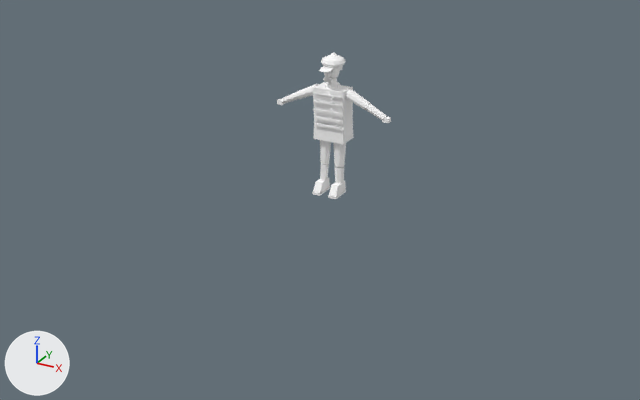
An edit to the Blender file ArtSource/Pedestrians/Blender/CemeteryWatchman3D.blend, drawn before and after from the same camera.
The view is the same before and after, from a camera (50 mm lens) standing at (4.8, -9.05, 4.36) and looking at (-0.09, -0.16, -0.08). The lights are fixed; the arrows at lower left show +X, +Y and +Z. The picture after the commit comes second.

The first picture shows 'CLO_BootShaft.L', 'CLO_BootShaft.R', 'CLO_CoatChest', 'CLO_CoatHem', 'CLO_Sleeve.L', 'CLO_Sleeve.R', 'CLO_SleeveLower.L', 'CLO_SleeveLower.R', 'CLO_TrouserUpper.L', 'CLO_TrouserUpper.R', 'GEO_Boot.L', 'GEO_Boot.R', 'GEO_Head' and 12 more.
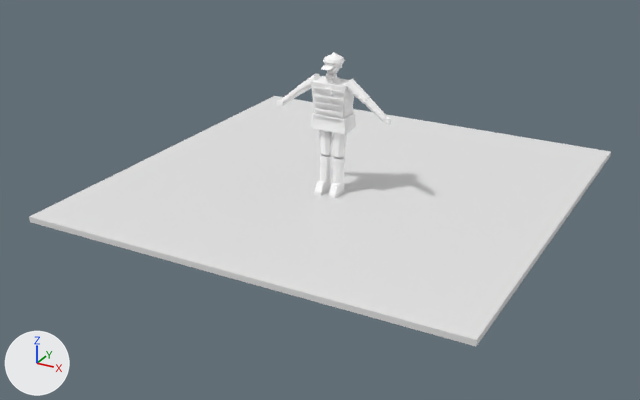
Where the change shows, as pixel boxes [x1, y1, x2, y2] in the pictures (640 x 400 px):
'PreviewGround', added: after [29, 96, 611, 346]
'CLO_CoatChest', moved: before [313, 82, 353, 114]; after [311, 76, 354, 107]
'CLO_CoatHem', moved: before [313, 122, 354, 144]; after [311, 113, 356, 134]
'CLO_Sleeve.L', moved: before [345, 89, 370, 110]; after [345, 79, 370, 104]
'CLO_TrouserUpper.L', moved: before [333, 143, 346, 167]; after [333, 132, 348, 158]
'CLO_TrouserUpper.R', moved: before [320, 140, 331, 165]; after [319, 130, 332, 155]
'CLO_BootShaft.L', moved: before [335, 167, 344, 186]; after [332, 157, 345, 186]
'CLO_Sleeve.R', moved: before [296, 84, 319, 99]; after [297, 73, 321, 94]
'CLO_BootShaft.R', moved: before [320, 164, 329, 183]; after [320, 154, 331, 185]
'CLO_SleeveLower.L', moved: before [365, 103, 385, 120]; after [364, 97, 386, 120]
'GEO_Boot.R', moved: before [313, 178, 330, 193]; after [314, 178, 331, 193]
'GEO_Boot.L', moved: before [329, 181, 346, 197]; after [328, 183, 344, 196]
'CLO_SleeveLower.R', moved: before [282, 92, 298, 103]; after [281, 87, 300, 104]
'GEO_Head', moved: before [324, 68, 340, 80]; after [326, 66, 339, 74]

What the commit changed:
Material 'MAT_PreviewGround' (mat_mat_previewground) is new.
Its base color is (0.8, 0.8, 0.8) (white #e7e7e7).
Mesh me_previewground_mesh is new.
It is a box spanning x -2.75..2.75, y -2.4..3.1, z -0.07..0.0.
It uses material mat_mat_previewground (white #e7e7e7).
Object 'GEO_Head' (ob_geo_head) moves from (0.0, -0.025, 1.43) to (0.0, -0.025, 1.485).
Object 'CLO_CoatChest' (ob_clo_coatchest) moves from (0.0, 0.0, 1.12) to (0.0, 0.0, 1.205).
Object 'CLO_CoatHem' (ob_clo_coathem) moves from (0.0, 0.008, 0.7) to (0.0, 0.008, 0.835).
Object 'CLO_Sleeve.L' (ob_clo_sleeve_l) moves from (0.208, -0.004, 1.292) to (0.21, -0.004, 1.424).
Object 'CLO_SleeveLower.L' (ob_clo_sleevelower_l) moves from (0.47, -0.01, 1.175) to (0.455, -0.012, 1.25).
Object 'CLO_TrouserUpper.L' (ob_clo_trouserupper_l) moves from (0.083, 0.012, 0.75) to (0.092, 0.01, 0.878).
Object 'CLO_BootShaft.L' (ob_clo_bootshaft_l) moves from (0.103, -0.012, 0.354) to (0.088, -0.014, 0.485).
Object 'GEO_Boot.L' (ob_geo_boot_l) moves from (0.112, -0.026, 0.095) to (0.096, -0.022, 0.095).
Object 'CLO_Sleeve.R' (ob_clo_sleeve_r) moves from (-0.208, 0.004, 1.292) to (-0.208, 0.005, 1.418).
Object 'CLO_SleeveLower.R' (ob_clo_sleevelower_r) moves from (-0.47, -0.01, 1.175) to (-0.453, -0.008, 1.244).
Object 'CLO_TrouserUpper.R' (ob_clo_trouserupper_r) moves from (-0.083, -0.004, 0.75) to (-0.092, -0.004, 0.878).
Object 'CLO_BootShaft.R' (ob_clo_bootshaft_r) moves from (-0.103, 0.012, 0.354) to (-0.088, 0.01, 0.485).
Object 'GEO_Boot.R' (ob_geo_boot_r) moves from (-0.112, 0.018, 0.095) to (-0.096, 0.014, 0.095).
Object 'PreviewGround' (ob_previewground) is new; it shows me_previewground_mesh.
Its location is (0.0, 0.0, 0.0).
